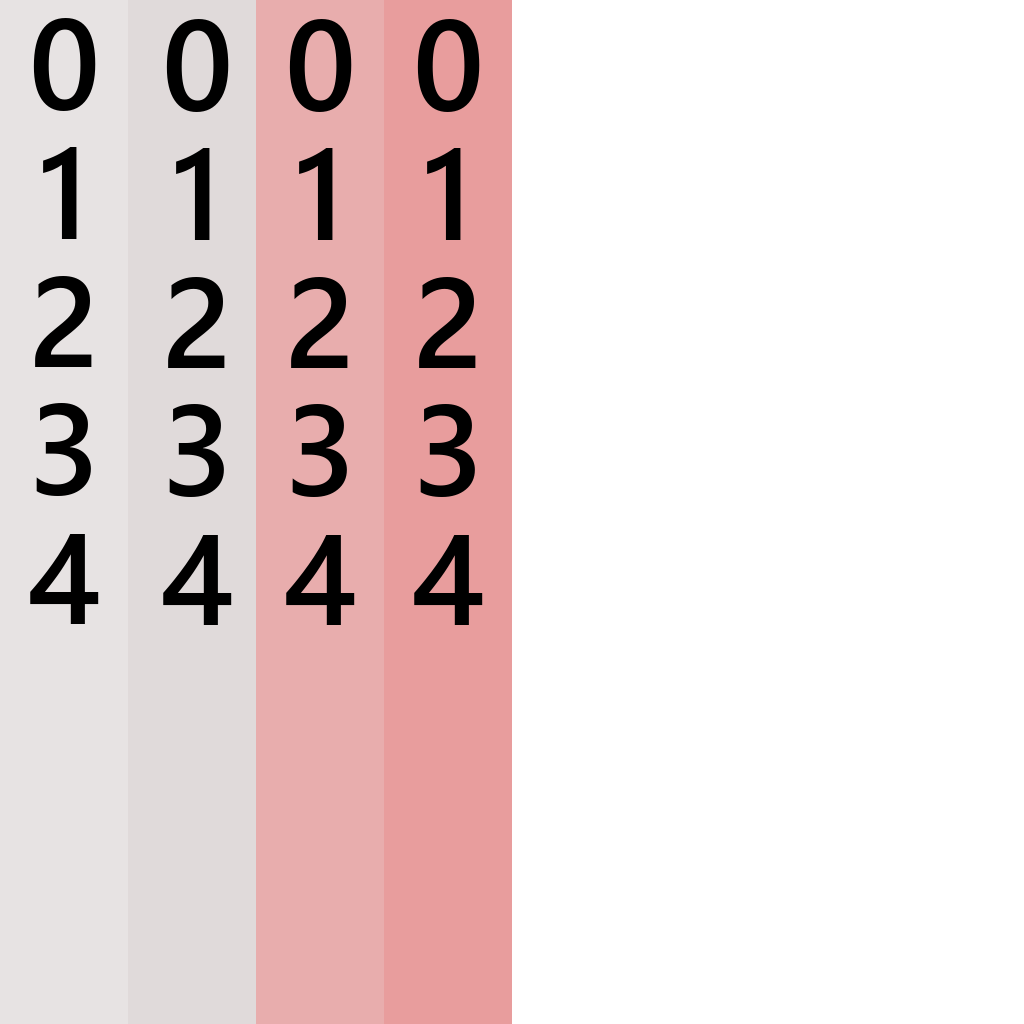
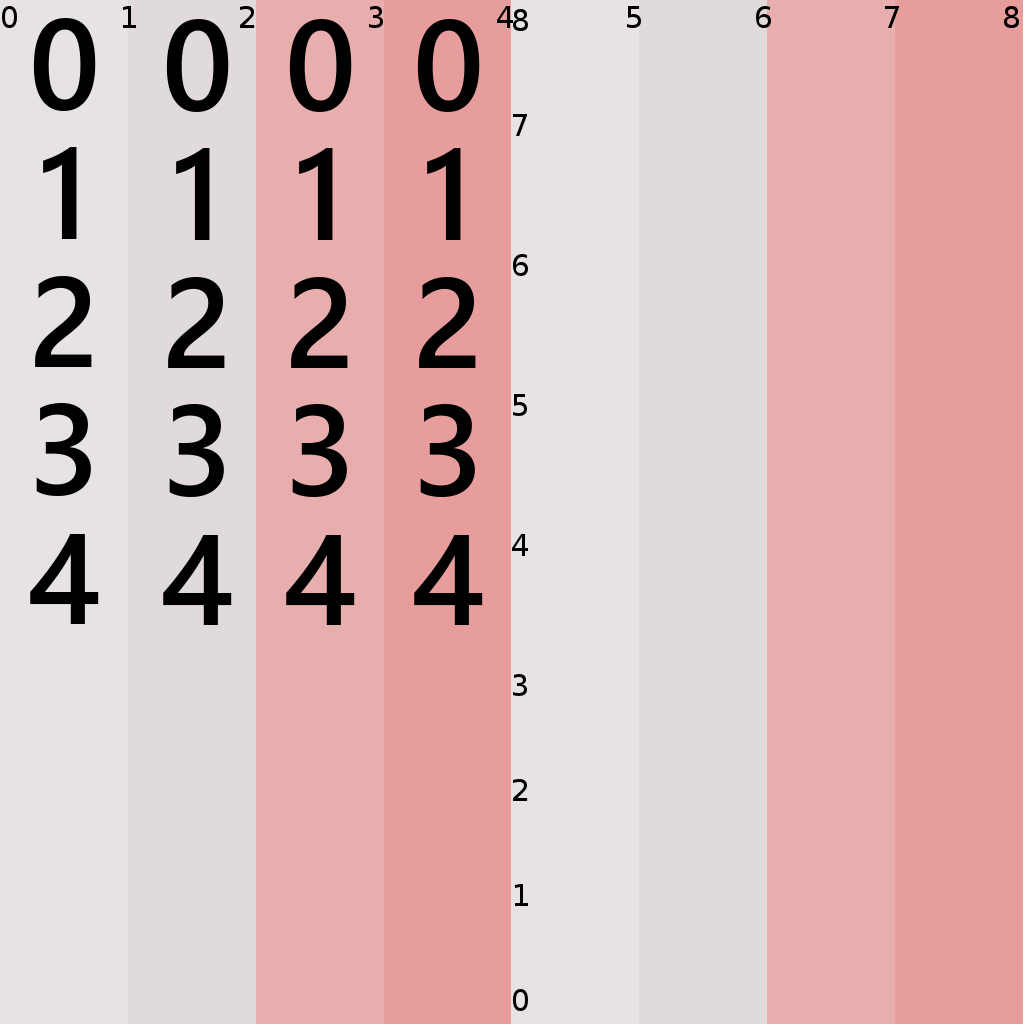
The second 1024×1024 image is a revision of the first. Changes to its layers:
added layer "8 ..." above "0 1 2 ..." over [512, 9, 528, 1011]
added layer "0 1 2 ..." above "HelpText" over [2, 6, 1019, 28]
added layer "TempRight" in group "BGs" over [511, 0, 1023, 1024]
